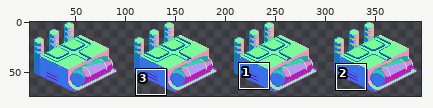
A sprite sheet gets an edit: Assets/Sprites/Tiles/BuildingsTileSprite/PowerPlant/EnergyFactory-activation_NM.png. Above: a wide view before the commit, with the close-up outlined.
Close-up. The starting point:
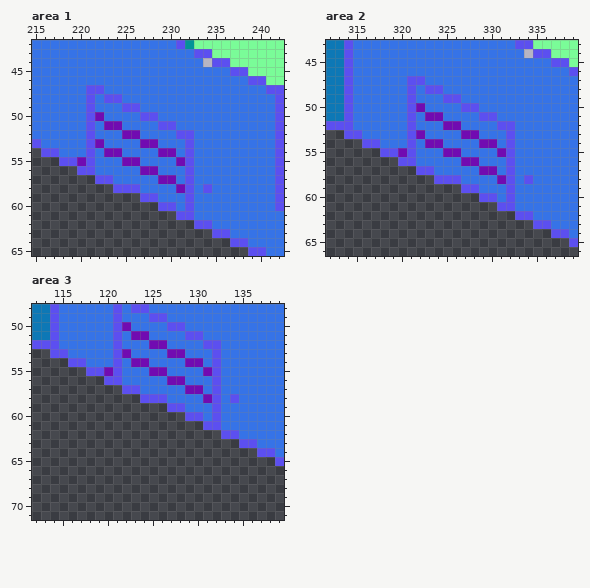
The file is 400x100 pixels. Colours within 5 levels of each other are drawn and written as one. Shown: area 1: x 215..242, y 42..65; area 2: x 312..339, y 43..66; area 3: x 112..139, y 48..71. The wide view leaves out empty margins.
The result:
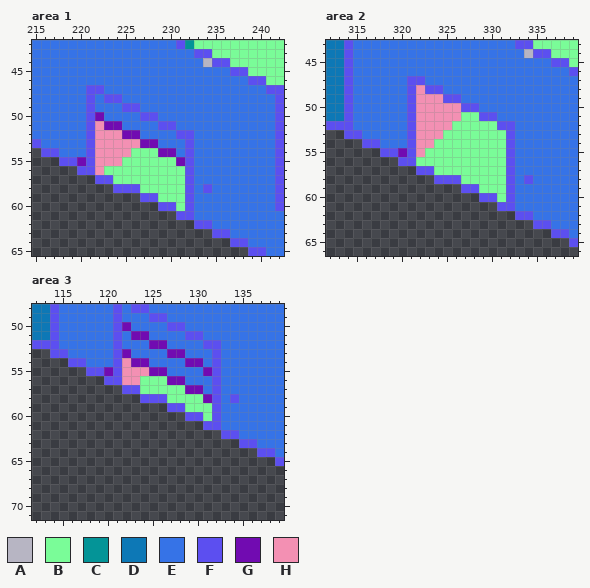
Palette (. is transparent): A #b7b5c3  B #7afc98  C #049497  D #0d78b6  E #3673e7  F #5c4ff0  G #710bb1  H #f390b3
Change:
{"where": "area 1"}
{"y":51,"x":222,"old":"E","new":"H"}
{"y":52,"x":222,"old":"EEE","new":"HHH"}
{"y":53,"x":222,"old":"GEEEE","new":"HHHHH"}
{"y":54,"x":222,"old":"EGGEEEE","new":"HHHHBBB"}
{"y":55,"x":222,"old":"EEEGGEEEE","new":"HHHBBBBBB"}
{"y":56,"x":222,"old":"EEEEEGGEEE","new":"HBBBBBBBBB"}
{"y":57,"x":224,"old":"EEEEEGGE","new":"BBBBBBBB"}
{"y":58,"x":227,"old":"EEEEG","new":"BBBBB"}
{"y":59,"x":229,"old":"EEE","new":"BBB"}
{"y":60,"x":231,"old":"E","new":"B"}
{"where": "area 2"}
{"y":48,"x":322,"old":"E","new":"H"}
{"y":49,"x":322,"old":"EEE","new":"HHH"}
{"y":50,"x":322,"old":"GEEEE","new":"HHHHH"}
{"y":51,"x":322,"old":"EGGEEEE","new":"HHHHHBB"}
{"y":52,"x":322,"old":"EEEGGEEEE","new":"HHHHBBBBB"}
{"y":53,"x":322,"old":"GEEEEGGEEE","new":"HHHBBBBBBB"}
{"y":54,"x":322,"old":"EGGEEEEGGE","new":"HHBBBBBBBB"}
{"y":55,"x":322,"old":"EEEGGEEEEG","new":"HBBBBBBBBB"}
{"y":56,"x":322,"old":"EEEEEGGEEE","new":"BBBBBBBBBB"}
{"y":57,"x":324,"old":"EEEEEGGE","new":"BBBBBBBB"}
{"y":58,"x":327,"old":"EEEEG","new":"BBBBB"}
{"y":59,"x":329,"old":"EEE","new":"BBB"}
{"y":60,"x":331,"old":"E","new":"B"}
{"where": "area 3"}
{"y":54,"x":122,"old":"E","new":"H"}
{"y":55,"x":122,"old":"EEE","new":"HHH"}
{"y":56,"x":122,"old":"EEEEE","new":"HHBBB"}
{"y":57,"x":124,"old":"EEEEE","new":"BBBBB"}
{"y":58,"x":127,"old":"EEEE","new":"BBBB"}
{"y":59,"x":129,"old":"EEE","new":"BBB"}
{"y":60,"x":131,"old":"E","new":"B"}
{"label":"changed","picture_box":[95,121,185,211]}
{"label":"changed","picture_box":[416,85,506,202]}
{"label":"changed","picture_box":[122,358,212,421]}
